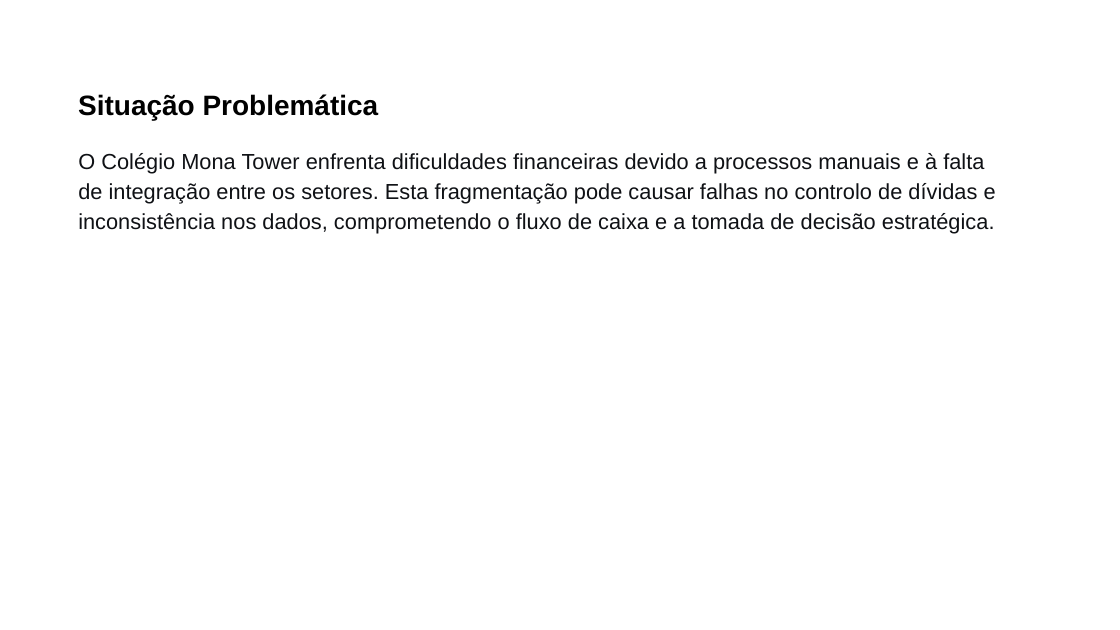
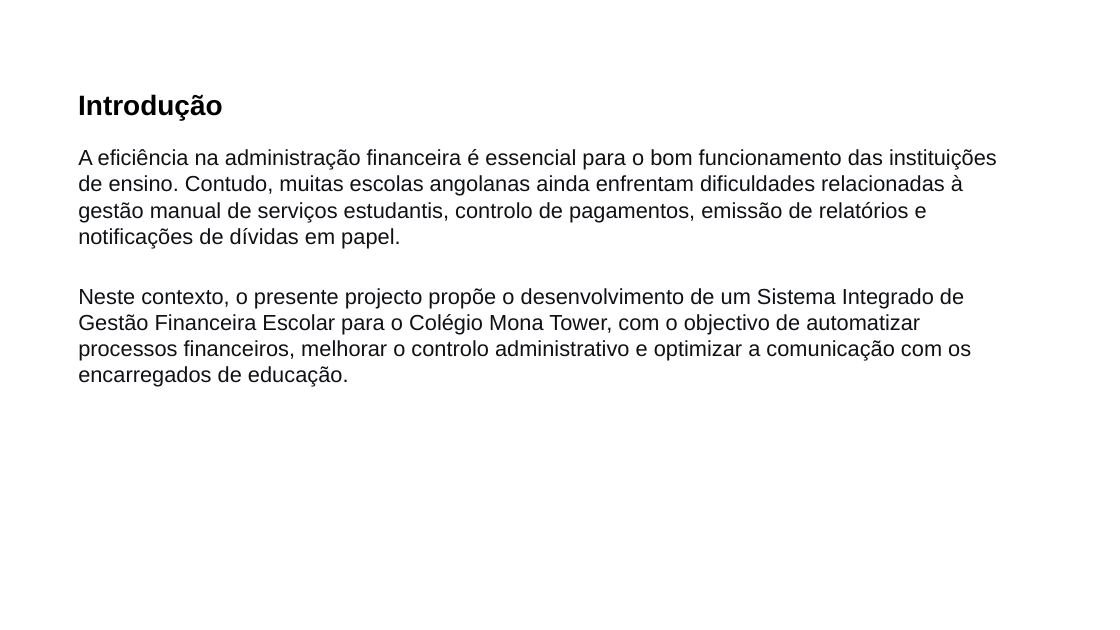
Before and after one commit to cristianoakgloria-web/Relat-rio-Slide, a slide deck: slide 3 of Apresentação_Cristiano&José.pptx. Drawn at 1120x630 pixels with LibreOffice and Linux fonts; fonts in the diff are those of the drawing. Boxes give left, top, right and bottom in pixels: in the first picture for what was removed or moved away, otherwise in the second. Text is boxed around its words. In the diff, an @@ line names an element or a change of style, - is before the commit and + after.

```diff
--- a/Apresentação_Cristiano&José.pptx
+++ b/Apresentação_Cristiano&José.pptx
@@ text at box(78, 94, 222, 120): text changed @@
-Situação Problemática
+Introdução
@@ text at box(78, 149, 997, 387): text changed @@
-O Colégio Mona Tower enfrenta dificuldades financeiras devido a processos manuais e à falta de integração entre os setores. Esta fragmentação pode causar falhas no controlo de dívidas e inconsistência nos dados, comprometendo o fluxo de caixa e a tomada de decisão estratégica.
+A eficiência na administração financeira é essencial para o bom funcionamento das instituições de ensino. Contudo, muitas escolas angolanas ainda enfrentam dificuldades relacionadas à gestão manual de serviços estudantis, controlo de pagamentos, emissão de relatórios e notificações de dívidas em papel.
+Neste contexto, o presente projecto propõe o desenvolvimento de um Sistema Integrado de Gestão Financeira Escolar para o Colégio Mona Tower, com o objectivo de automatizar processos financeiros, melhorar o controlo administrativo e optimizar a comunicação com os encarregados de educação.
```
Also in this commit, not shown: 6 other slides changed, 3 slides added, 1 slide removed, 5 other files.
